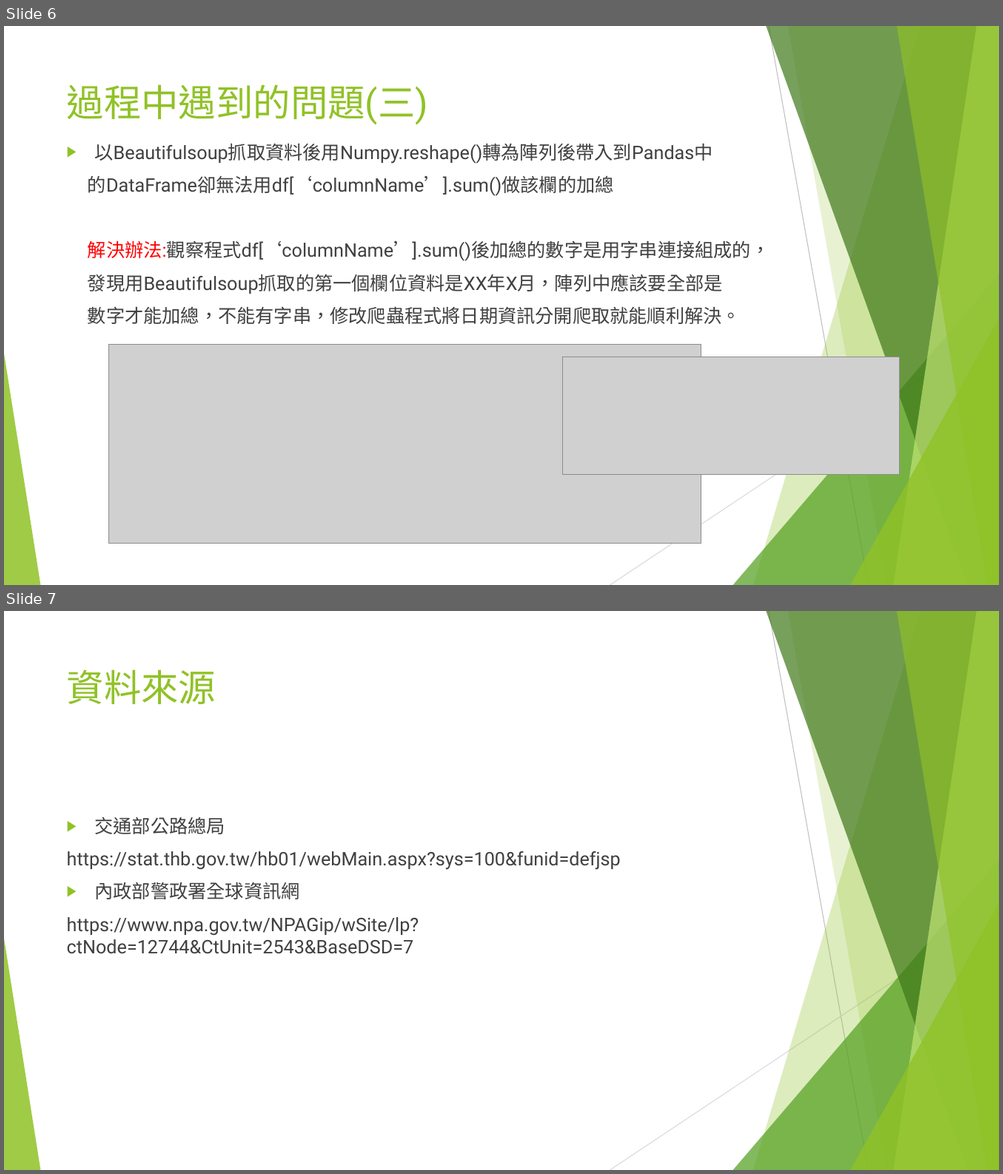
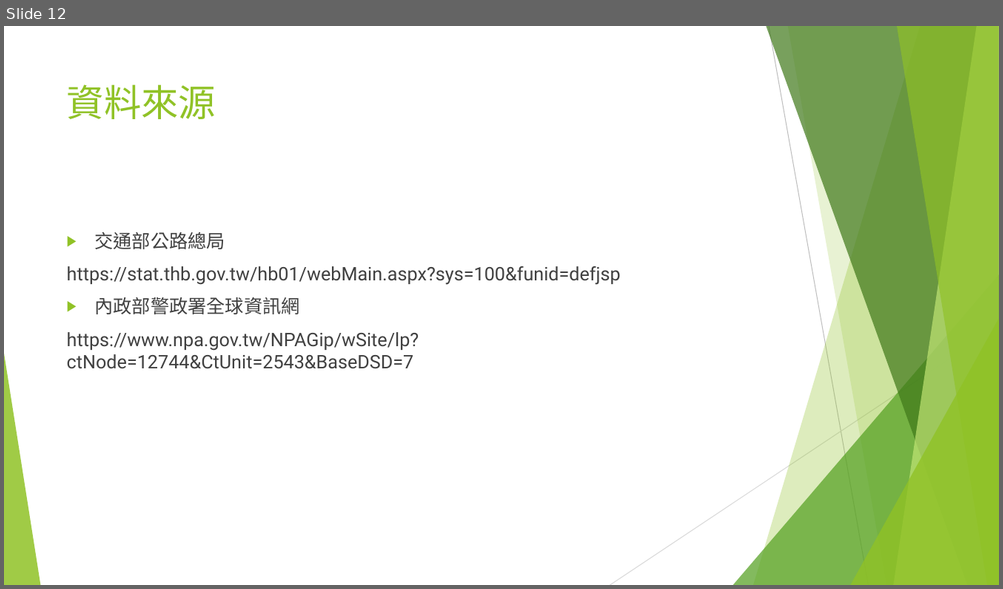
Before and after one commit to ooxx2500/python-sql-for-test, a slide deck: python/專題報告/專題報告-台灣交通事故.pptx. Shown one above the other, each under a label of ours: slides 6 and 7 before the commit, slide 12 after it. The pictures are 1003x1174 and 1003x589 pixels, drawn with LibreOffice and Linux fonts; fonts in the diff are those of the drawing; grey boxes stand for pictures. Boxes give left, top, right and bottom in pixels: in the first picture for what was removed or moved away, otherwise in the second. Text is boxed around its words. In the diff, an @@ line names an element or a change of style, - is before the commit and + after.

```diff
--- a/python/專題報告/專題報告-台灣交通事故.pptx
+++ b/python/專題報告/專題報告-台灣交通事故.pptx
@@ slide 6 removed at [4,26,999,585], background #FFFFFF; not listed: 10 template elements that a slide beside it also shows @@
@@ title removed at [67,84,428,125] @@
-過程中遇到的問題(三)
@@ text removed at [88,144,769,324] @@
-▶ 以Beautifulsoup抓取資料後用Numpy.reshape()轉為陣列後帶入到Pandas中
-的DataFrame卻無法用df[‘columnName’].sum()做該欄的加總
-解決辦法:觀察程式df[‘columnName’].sum()後加總的數字是用字串連接組成的，
-發現用Beautifulsoup抓取的第一個欄位資料是XX年X月，陣列中應該要全部是
-數字才能加總，不能有字串，修改爬蟲程式將日期資訊分開爬取就能順利解決。
@@ picture removed at [108,345,701,544] @@
@@ picture removed at [562,358,899,475] @@
@@ what was slide 7 is now slide 12 @@
```
Also in this commit, not shown: 2 slides changed, 9 slides added, 3 other slides removed, 53 other files.
